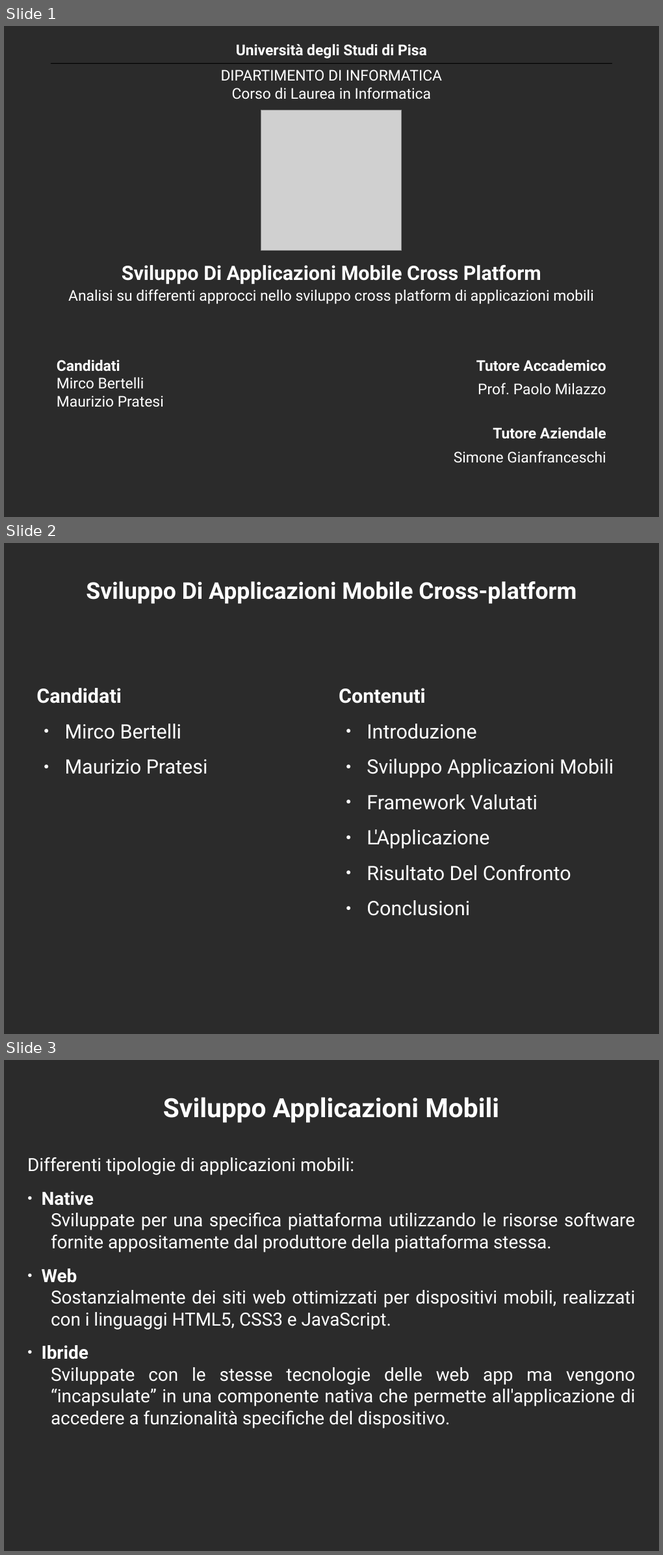
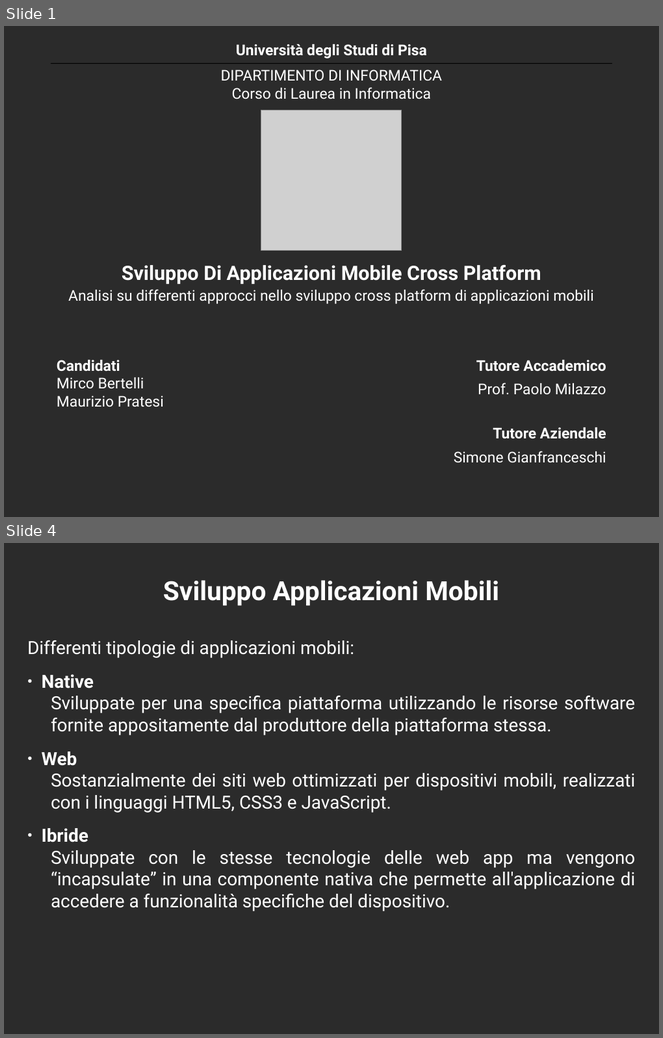
Before and after one commit to mircobe87/tesi-crossplatform, a slide deck: presentazione/presentazione.odp. Shown one above the other, each under a label of ours: slides 1, 2 and 3 before the commit, slides 1 and 4 after it; the slides between them are not shown. The pictures are 663x1555 and 663x1038 pixels, drawn with LibreOffice and Linux fonts; fonts in the diff are those of the drawing; grey boxes stand for pictures; background and template pictures are left out; a plain dark background stands for a picture behind light text. Boxes give left, top, right and bottom in pixels: in the first picture for what was removed or moved away, otherwise in the second. Text is boxed around its words. In the diff, an @@ line names an element or a change of style, - is before the commit and + after.

```diff
--- a/presentazione/presentazione.odp
+++ b/presentazione/presentazione.odp
@@ slide 2 removed at box(4, 543, 659, 1034), background picture (left out) @@
@@ title removed at box(86, 581, 577, 604) @@
-Sviluppo Di Applicazioni Mobile Cross-platform
@@ text removed at box(36, 688, 208, 774) @@
-Candidati
-● Mirco Bertelli
-● Maurizio Pratesi
@@ text removed at box(339, 688, 614, 916) @@
-Contenuti
-● Introduzione
-● Sviluppo Applicazioni Mobili
-● Framework Valutati
-● L'Applicazione
-● Risultato Del Confronto
-● Conclusioni
@@ what was slide 3 is now slide 4 @@
```
Also in this commit, not shown: 2 slides added.
